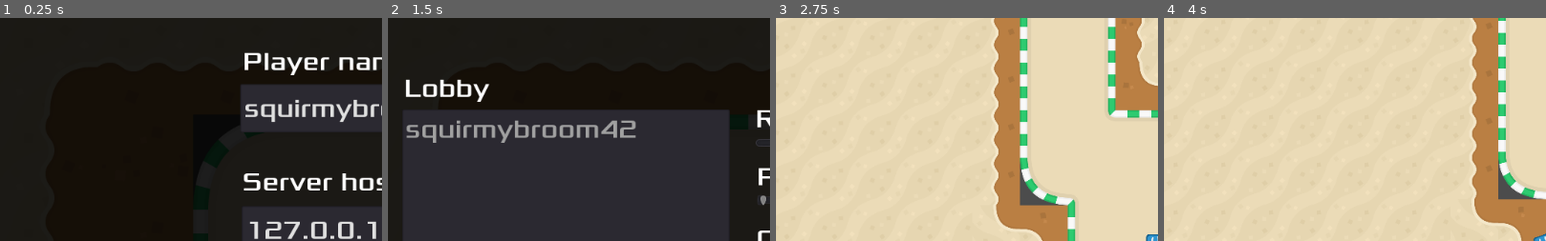
Above: before the commit, frames 1-4 (left to right).
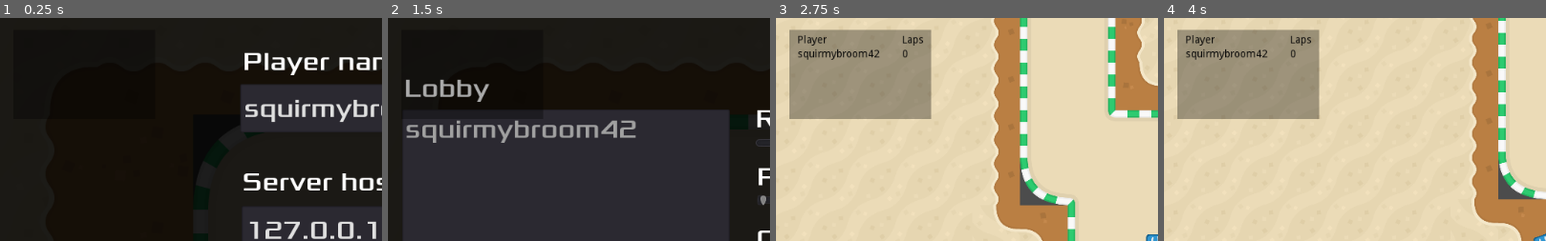
Above: after the commit, the same moments.

Repository: itjope/slide-on-slicks
Game: Godot game, scene res://World.tscn
Two runs of this game, one before a commit and one after it. Both use one fixed random seed, a clock stepped at 60 frames per second and the inputs below.
Inputs:
- Up to frame 1 (0.25 s): no input
- Up to frame 2 (1.5 s): tap Enter at 0.5 s; hold D (steer_right) 0.53-1.25 s; click "Start Server" at 1.25 s
- Up to frame 3 (2.75 s): click "Start Game" at 2 s
- Up to frame 4 (4 s): tap Space at 2.75 s; hold S (brake) 2.78-3.53 s; hold D (steer_right) from 3.53 s (still down)
The pictures show only the part of the screen within x 0-50%, y 0-50%; the shares and areas given below are measured in that part.

The runs differ from the first frame. In frame 2, 0.8% of the frame differs, in the area x 4-27%, y 27-38%; in frame 3, 15%, in the area x 3-41%, y 5-46%; in frame 4, 15%.

Commit message:
Display number of laps for each player

Diff:
--- /dev/null
+++ b/RaceInfo.gd
@@ -0,0 +1,68 @@
+extends Control
+
+var allPlayers = {}
+
+func _ready():
+	pass
+
+func on_finished_lap(body):
+	if (body.is_network_master()):
+		var playerId = int(body.get_name())
+		if (allPlayers[playerId].has("laps")):
+			allPlayers[playerId].laps = allPlayers[playerId].laps + 1
+		else:
+			allPlayers[playerId].laps = 1
+		rpc("update_laps", allPlayers[playerId])
+	render()
+
+func on_start_game(my_info, player_info):
+	var myId = get_tree().get_network_unique_id()
+	allPlayers[myId] = createPlayerEntry(my_info.name)
+
+	for key in player_info.keys():
+		allPlayers[key] = createPlayerEntry(player_info[key].name)
+	render()
+
+remote func update_laps(player):
+	var playerId = get_tree().get_rpc_sender_id()
+	allPlayers[playerId] = player
+	render()
+
+func createPlayerEntry(name):
+	return {
+		name = name,
+		laps = 0
+	}
+func createGridChild(text):
+	var label = Label.new()
+	label.text = text
+	return label
+
+func clearGrid(grid):
+	for child in grid.get_children():
+		child.queue_free()
+
+func sortByLaps(a, b):
+	return a.laps > b.laps
+
+func render():
+	var grid = self.get_node("TimingGrid")
+	clearGrid(grid)
+
+	# Headings
+	grid.add_child(createGridChild("Player"))
+	grid.add_child(createGridChild("Laps"))
+
+	# Sort players by number of laps
+	var players = []
+	for key in allPlayers.keys():
+		players.push_back(allPlayers[key])
+	players.sort_custom(self, "sortByLaps")
+
+	# Add players to grid
+	for player in players:
+		grid.add_child(createGridChild(player.name))
+		if (player.has("laps")):
+			grid.add_child(createGridChild(str(player.laps)))
+		else:
+			grid.add_child(createGridChild("0"))
--- /dev/null
+++ b/RaceInfo.tscn
@@ -0,0 +1,35 @@
+[gd_scene load_steps=2 format=2]
+
+[ext_resource path="res://RaceInfo.gd" type="Script" id=1]
+
+[node name="RaceInfo" type="Control"]
+margin_left = -0.000244141
+margin_top = 1.41421
+margin_right = 377.001
+margin_bottom = 361.414
+script = ExtResource( 1 )
+__meta__ = {
+"_edit_use_anchors_": false
+}
+
+[node name="TimingGrid" type="GridContainer" parent="."]
+margin_left = 3.0
+margin_top = 4.0
+margin_right = 232.0
+margin_bottom = 214.0
+custom_constants/vseparation = 5
+custom_constants/hseparation = 30
+columns = 2
+__meta__ = {
+"_edit_use_anchors_": false
+}
+
+[node name="ColorRect" type="ColorRect" parent="."]
+margin_left = -8.0
+margin_top = -3.0
+margin_right = 182.0
+margin_bottom = 117.0
+color = Color( 0, 0, 0, 0.329412 )
+__meta__ = {
+"_edit_use_anchors_": false
+}
--- a/Server.gd
+++ b/Server.gd
@@ -9,6 +9,8 @@
 var my_info = { name = "Player 1" }
 var serverOrJoin = ServerOrJoin.instance()
 var lobby = PlayerLobby.instance()
+signal start_game(my_info, player_info)
+
 
 func _ready():
 
@@ -81,6 +83,8 @@
 		remoteCar.set_name(str(p))
 		remoteCar.set_network_master(p)
 		get_parent().add_child(remoteCar)
+
+	emit_signal("start_game", my_info, player_info)
 	lobby.hide()
 
 
--- a/World.gd
+++ b/World.gd
@@ -1,4 +1,11 @@
 extends Node2D
 
 func _ready():
-	print("ready")
+	$Track.connect("finished_lap", self, "_on_finished_lap")
+	$Server.connect("start_game", self, "_on_start_game")
+
+func _on_finished_lap(body):
+	$Race/RaceInfo.on_finished_lap(body)
+
+func _on_start_game(my_info, player_info):
+	$Race/RaceInfo.on_start_game(my_info, player_info)
--- a/World.tscn
+++ b/World.tscn
@@ -1,11 +1,12 @@
-[gd_scene load_steps=21 format=2]
+[gd_scene load_steps=22 format=2]
 
 [ext_resource path="res://World.gd" type="Script" id=1]
 [ext_resource path="res://assets/spritesheet_tiles.png" type="Texture" id=2]
 [ext_resource path="res://Track.gd" type="Script" id=3]
 [ext_resource path="res://ControlPanel.tscn" type="PackedScene" id=4]
 [ext_resource path="res://Server.tscn" type="PackedScene" id=5]
-[ext_resource path="res://Race.gd" type="Script" id=6]
+[ext_resource path="res://RaceInfo.tscn" type="PackedScene" id=6]
+[ext_resource path="res://Race.gd" type="Script" id=7]
 
 [sub_resource type="ConvexPolygonShape2D" id=1]
 points = PoolVector2Array( 0, 64, 128, 64, 128, 128, 0, 128 )
@@ -280,7 +281,14 @@
 polygon = PoolVector2Array( -440.544, 654.412, -440.544, 1165.68, -147.912, 1169.04, -158.002, 644.321 )
 
 [node name="Race" type="CanvasLayer" parent="."]
-script = ExtResource( 6 )
+script = ExtResource( 7 )
+
+[node name="RaceInfo" parent="Race" instance=ExtResource( 6 )]
+modulate = Color( 0.0431373, 0.0431373, 0.0431373, 1 )
+margin_left = 25.6271
+margin_top = 18.9706
+margin_right = 402.628
+margin_bottom = 378.971
 
 [node name="ControlPanel" parent="Race" instance=ExtResource( 4 )]
 visible = false
@@ -303,3 +311,4 @@
 "_edit_use_anchors_": false
 }
 [connection signal="body_shape_entered" from="Track/Checkpoints" to="Track" method="_on_Checkpoints_body_shape_entered"]
+[connection signal="body_shape_entered" from="Track/Checkpoints" to="." method="_on_Checkpoints_body_shape_entered"]
